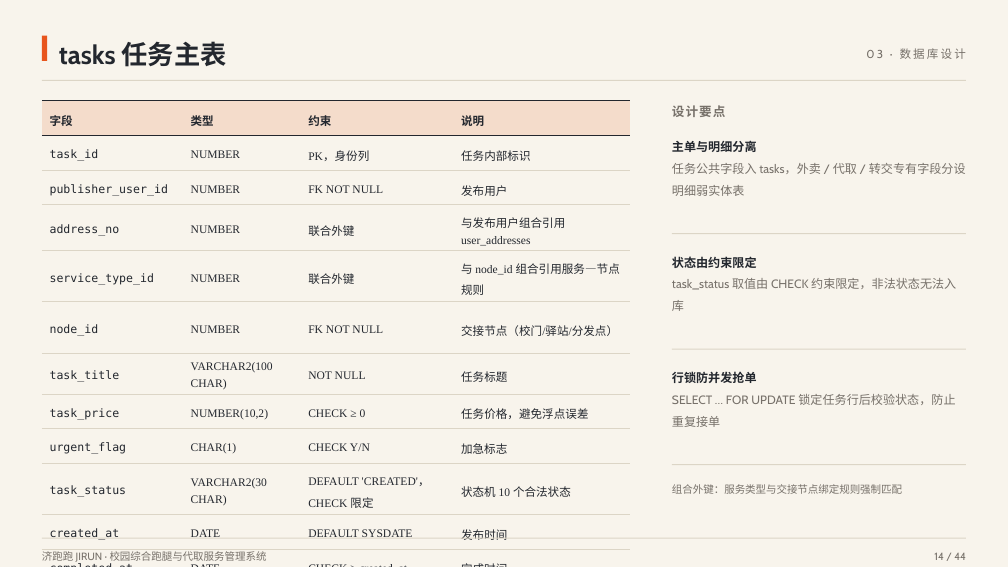
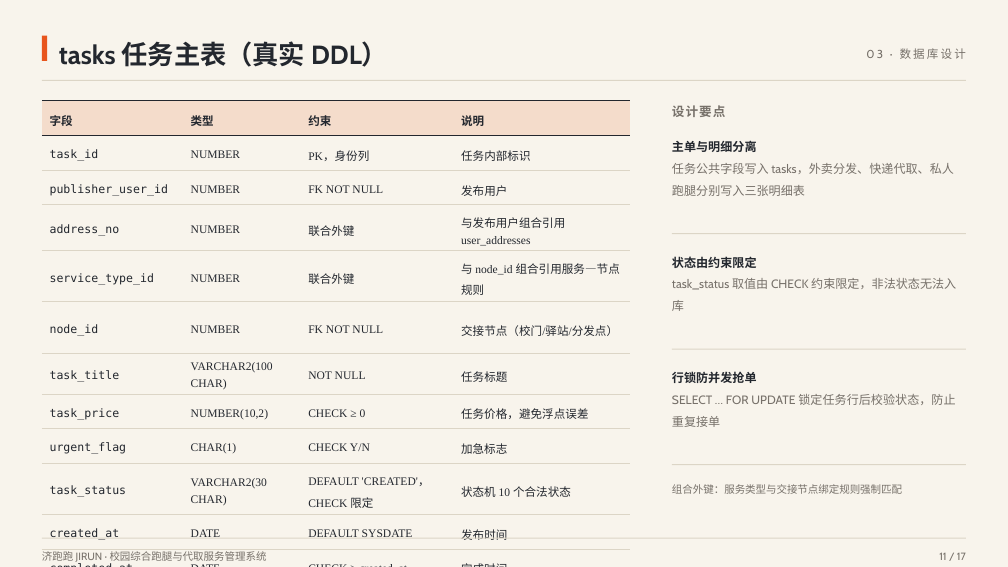
Before and after one commit to CampusDelivery-Team/campus-delivery, a slide deck: slide 10 of docs/校园综合跑腿与代取服务管理系统-课程设计答辩.pptx (slide 14 before the commit). Drawn at 1008x567 pixels with LibreOffice and Linux fonts; fonts in the diff are those of the drawing. Boxes give left, top, right and bottom in pixels: in the first picture for what was removed or moved away, otherwise in the second. Text is boxed around its words. In the diff, an @@ line names an element or a change of style, - is before the commit and + after.

```diff
--- a/docs/校园综合跑腿与代取服务管理系统-课程设计答辩.pptx
+++ b/docs/校园综合跑腿与代取服务管理系统-课程设计答辩.pptx
@@ text at bbox=[59, 41, 388, 67]: text changed @@
-tasks 任务主表
+tasks 任务主表（真实 DDL）
@@ text at bbox=[672, 163, 954, 196]: text changed @@
-任务公共字段入 tasks，外卖 / 代取 / 转交专有字段分设明细弱实体表
+任务公共字段写入 tasks，外卖分发、快递代取、私人跑腿分别写入三张明细表
@@ text at bbox=[939, 552, 966, 560]: text changed @@
-14 / 44
+11 / 17
```
Also in this commit, not shown: 15 other slides changed, 28 slides removed, 4 other files.
